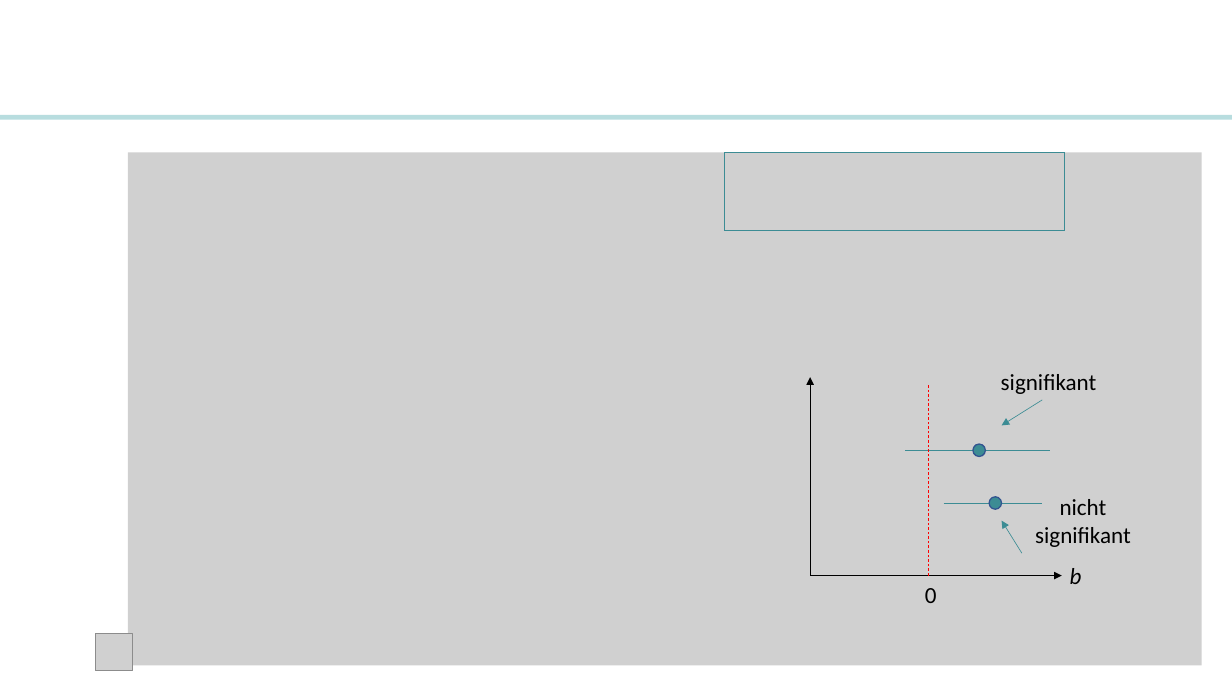
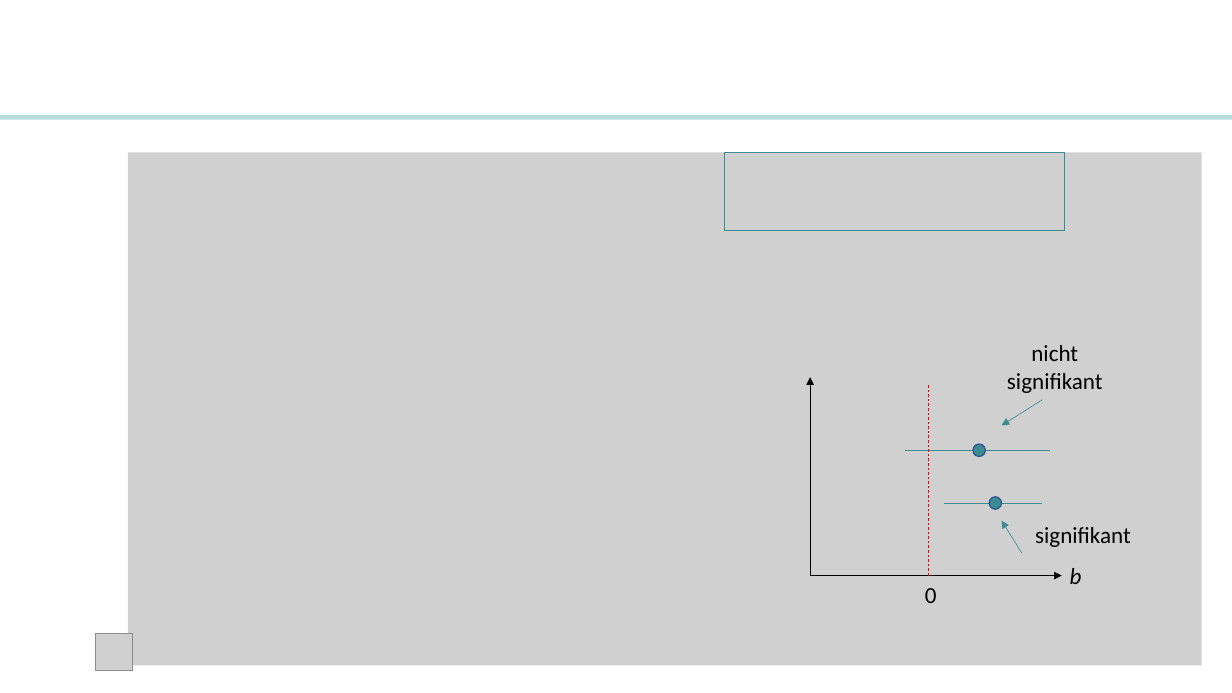
Before and after one commit to stephangoerigk/Statistik_II_Folien_SS23, a slide deck: slide 18 of PPT_Vorlage.pptx. Drawn at 1232x693 pixels with LibreOffice and Linux fonts; fonts in the diff are those of the drawing; grey boxes stand for pictures. Boxes give left, top, right and bottom in pixels: in the first picture for what was removed or moved away, otherwise in the second. Text is boxed around its words. In the diff, an @@ line names an element or a change of style, - is before the commit and + after.

```diff
--- a/PPT_Vorlage.pptx
+++ b/PPT_Vorlage.pptx
@@ text at [1007, 345, 1103, 393]: text changed @@
-signifikant
+nicht signifikant
@@ text at [1035, 527, 1131, 547]: text changed @@
-nicht signifikant
+signifikant
```
Also in this commit, not shown: 9 other files.
